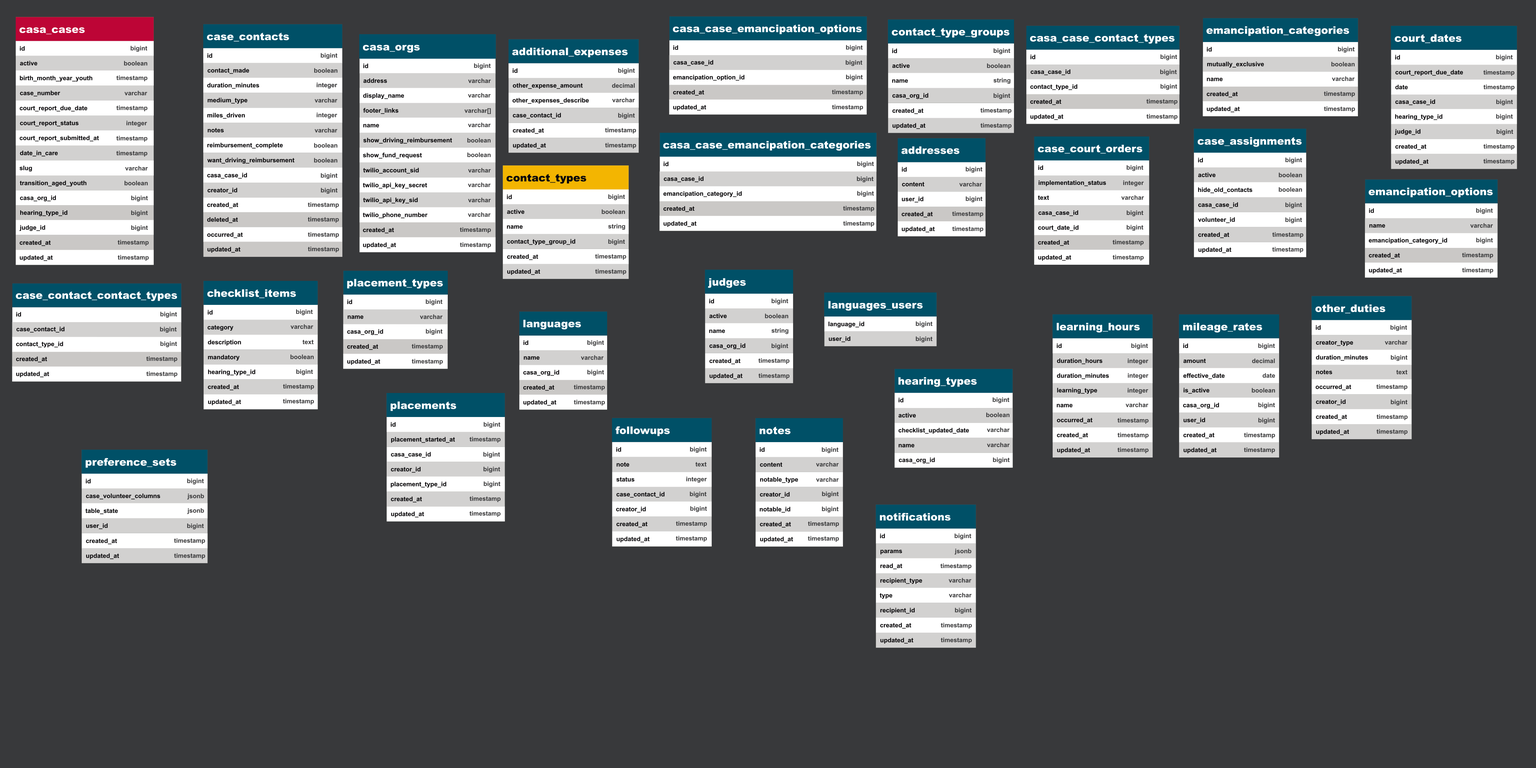
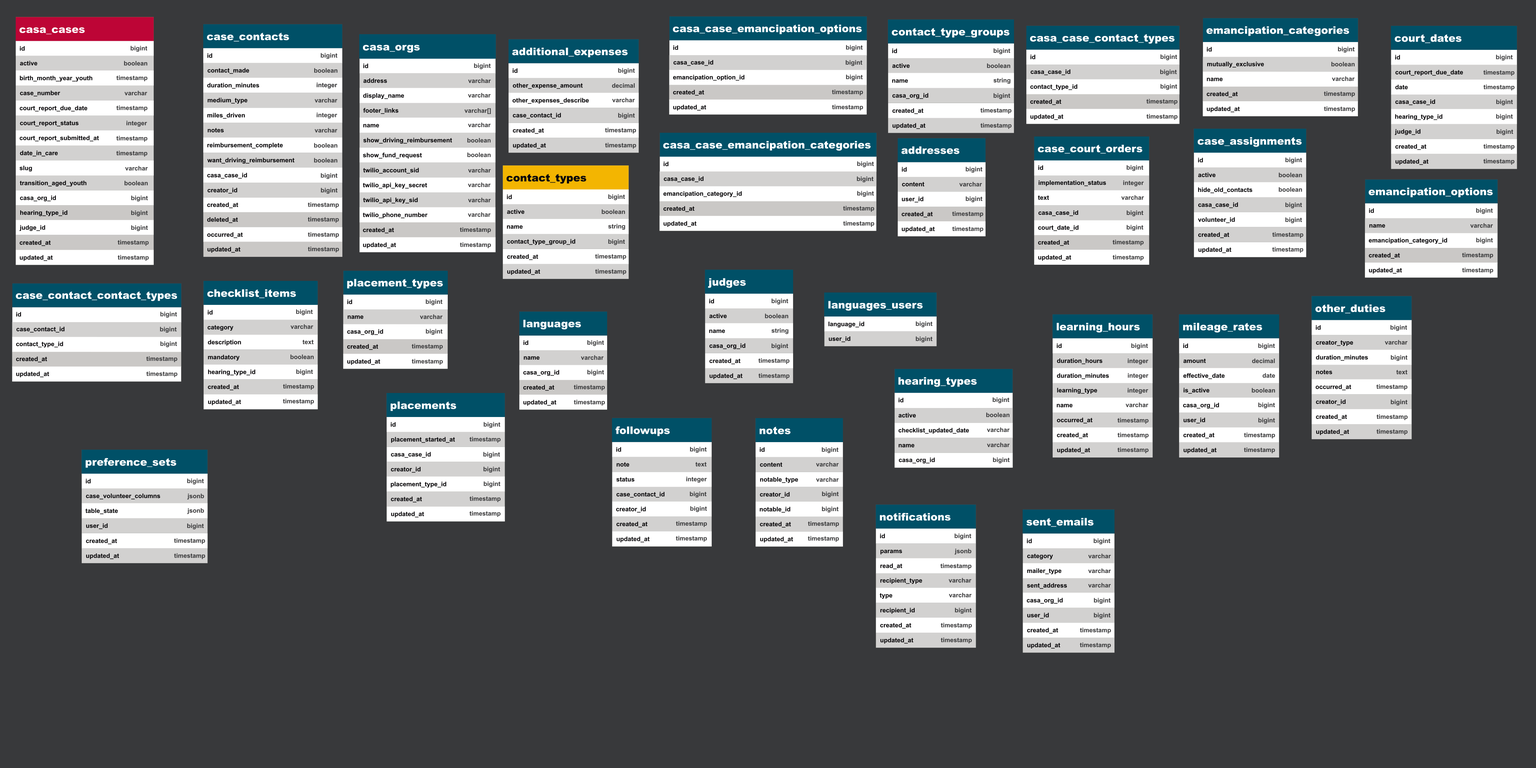
Revision of a layered w=1536, h=768 image; what changed, layer by layer:
pixels changed over [1022, 509, 1115, 653] (layer not identified)
